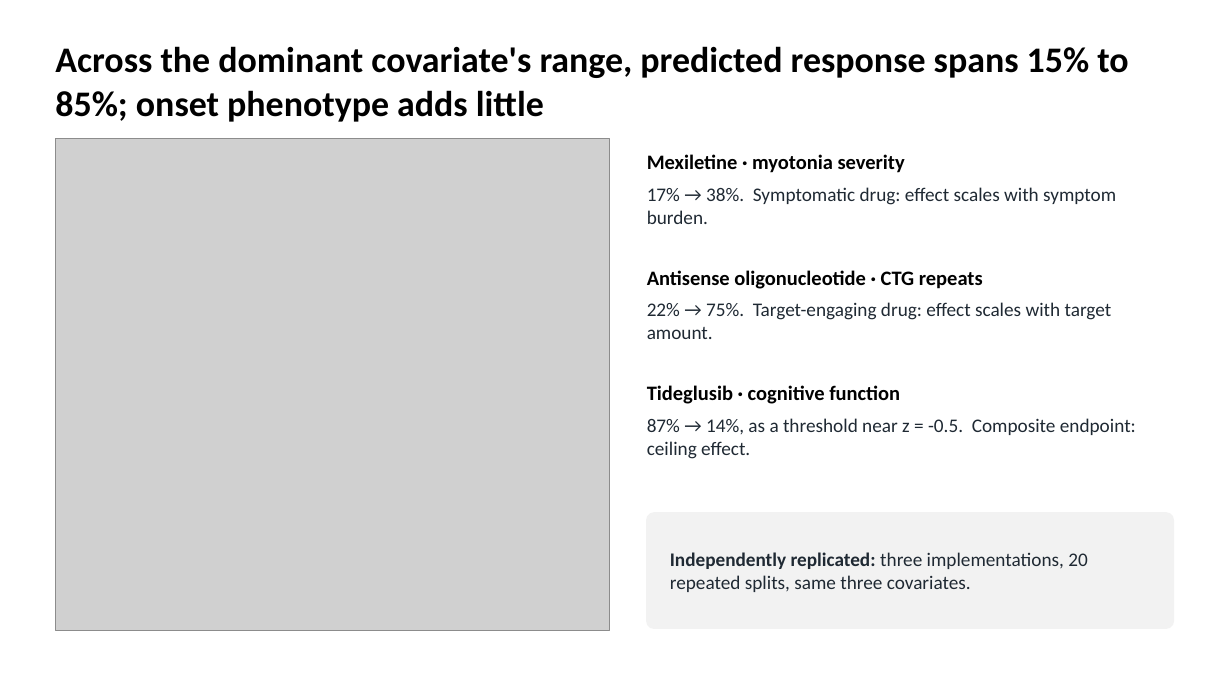
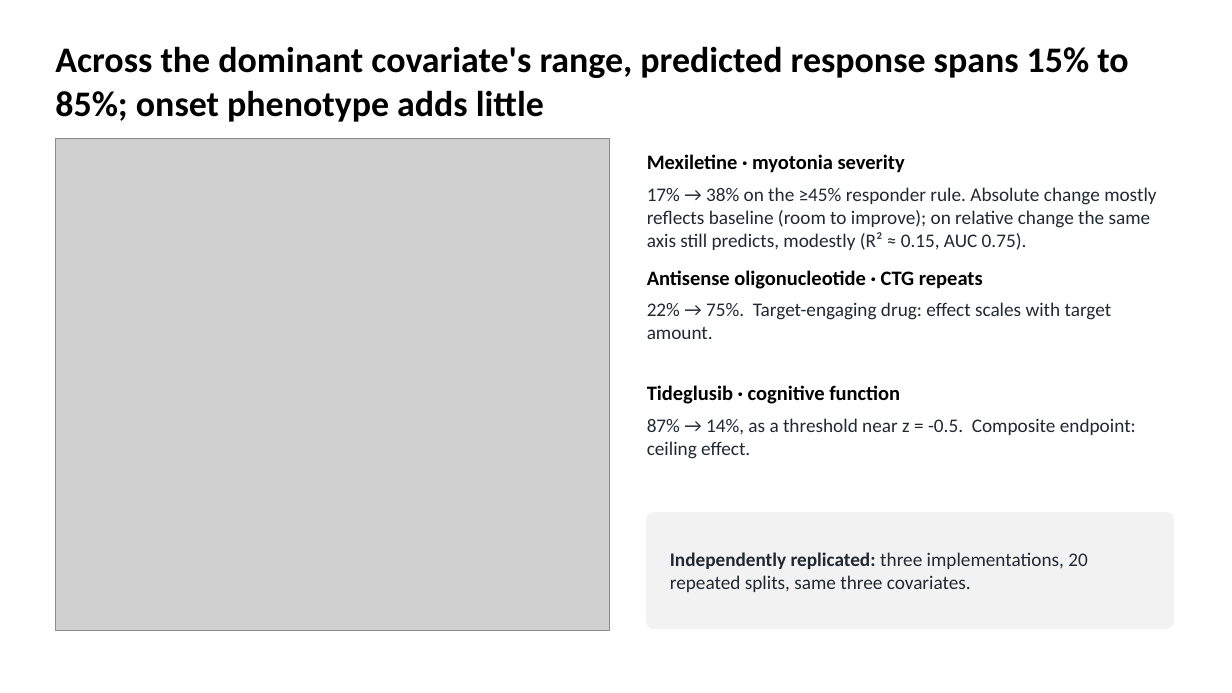
Before and after one commit to euibeom135-cell/acop2026-hackathon-team1, a slide deck: slide 4 of slides/Team1_DM1_slides.pptx. Drawn at 1232x693 pixels with LibreOffice and Linux fonts; fonts in the diff are those of the drawing; grey boxes stand for pictures. Boxes give left, top, right and bottom in pixels: in the first picture for what was removed or moved away, otherwise in the second. Text is boxed around its words. In the diff, an @@ line names an element or a change of style, - is before the commit and + after.

```diff
--- a/slides/Team1_DM1_slides.pptx
+++ b/slides/Team1_DM1_slides.pptx
@@ text at box(647, 187, 1156, 250): text changed @@
-17% → 38%. Symptomatic drug: effect scales with symptom burden.
+17% → 38% on the ≥45% responder rule. Absolute change mostly reflects baseline (room to improve); on relative change the same axis still predicts, modestly (R² ≈ 0.15, AUC 0.75).
```
Also in this commit, not shown: 2 other slides changed, 1 other file.
